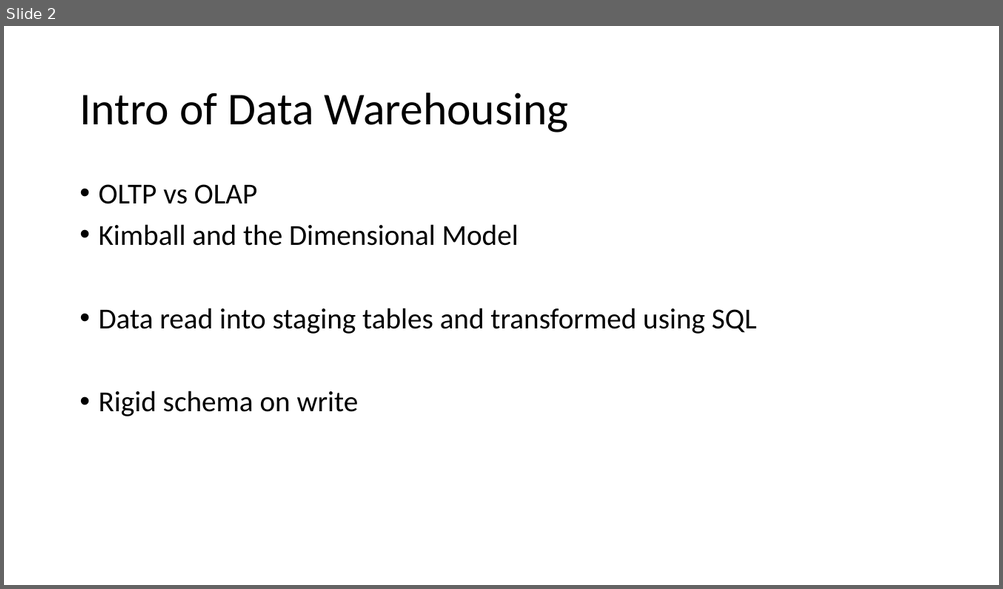
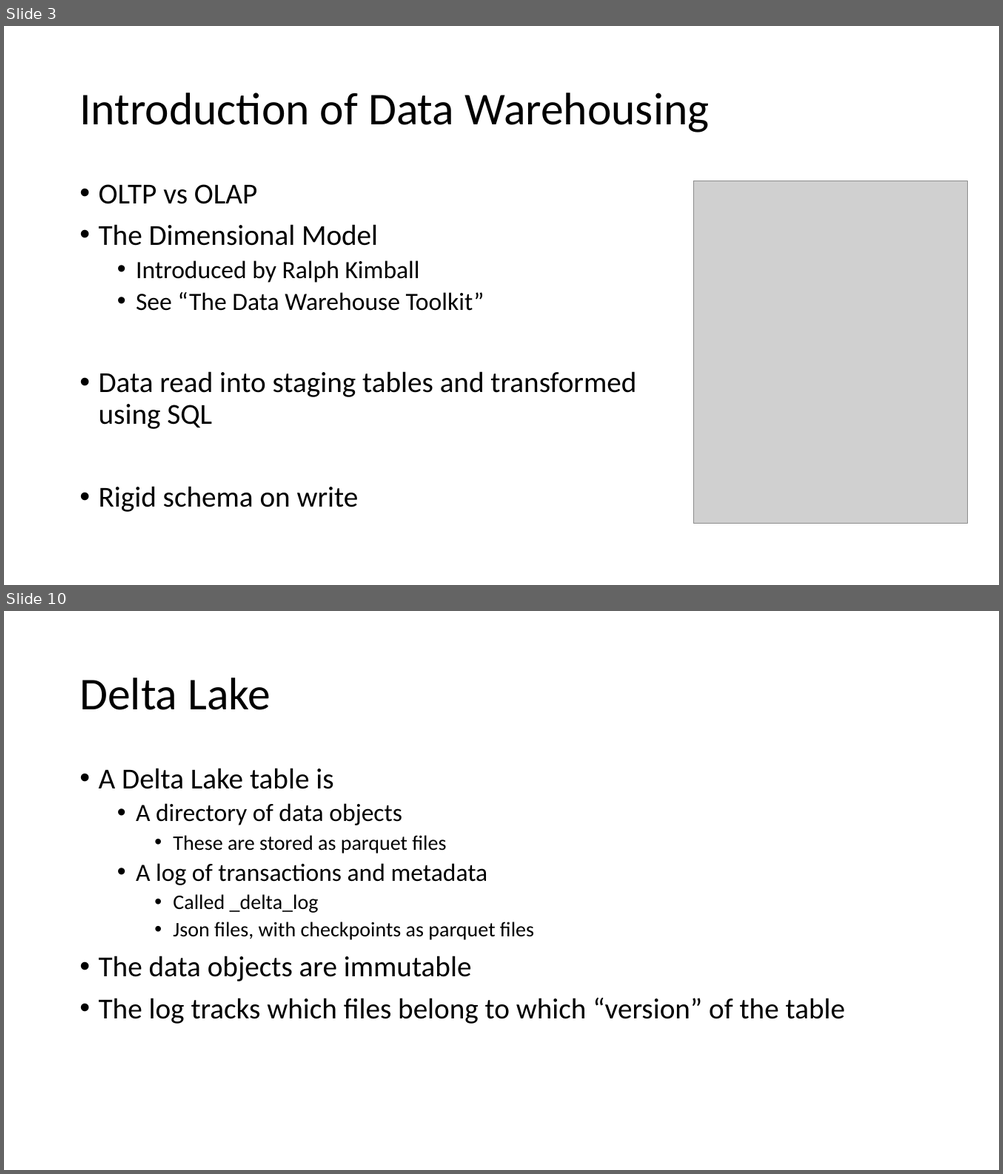
Before and after one commit to shswindell42/Presentations, a slide deck: Building a Data Lakehouse/Building a Data Lakehouse.pptx. Shown one above the other, each under a label of ours: slide 2 before the commit, slides 3 and 10 after it; the slides between them are not shown. The pictures are 1003x589 and 1003x1174 pixels, drawn with LibreOffice and Linux fonts; fonts in the diff are those of the drawing; grey boxes stand for pictures. Boxes give left, top, right and bottom in pixels: in the first picture for what was removed or moved away, otherwise in the second. Text is boxed around its words. In the diff, an @@ line names an element or a change of style, - is before the commit and + after.

```diff
--- a/Building a Data Lakehouse/Building a Data Lakehouse.pptx
+++ b/Building a Data Lakehouse/Building a Data Lakehouse.pptx
@@ slide 10 added at bbox=[4, 611, 999, 1170], background #FFFFFF @@
@@ title added at bbox=[79, 678, 270, 710], 44 pt, text #000000 @@
+Delta Lake
@@ text added at bbox=[99, 768, 845, 1024], 28 pt, text #000000 @@
+• A Delta Lake table is
+  • A directory of data objects
+    • These are stored as parquet files
+  • A log of transactions and metadata
+    • Called _delta_log
+    • Json files, with checkpoints as parquet files
+• The data objects are immutable
+• The log tracks which files belong to which “version” of the table
@@ what was slide 2 is now slide 3 @@
@@ slide 3 changed as well @@
@@ title at bbox=[79, 93, 708, 133]: text changed @@
-Intro of Data Warehousing
+Introduction of Data Warehousing
@@ picture added at bbox=[694, 181, 967, 525] @@
@@ text at bbox=[99, 224, 484, 311]: text changed; size 28 to 24 pt @@
-• Kimball and the Dimensional Model
+• The Dimensional Model
+  • Introduced by Ralph Kimball
+  • See “The Data Warehouse Toolkit”
```
Also in this commit, not shown: 4 other slides changed, 6 other slides added.
